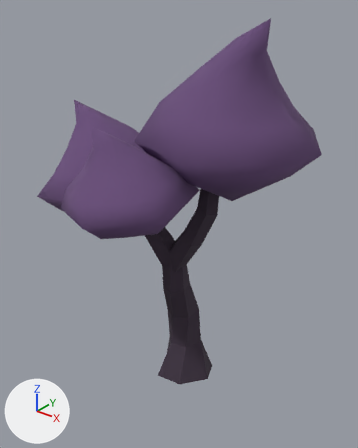
Two versions of the glTF model assets/cenario/arvore/arvore_3.glb, one commit apart.
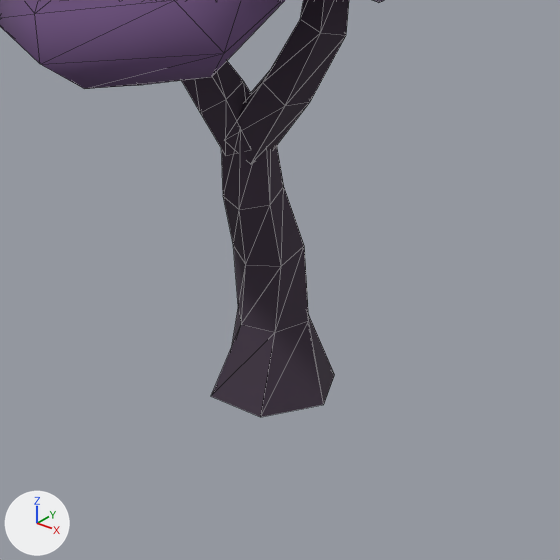
Each version appears first whole from a 50 mm lens placed at (0.972, -1.258, 1.423), pointed at (-0.074, 0.05, 0.612), and next in a close-up on the part from 18% to 87% of the width and 45% to 100% of the height. The lights are fixed; the arrows at lower left show +X, +Y and +Z. The last two pictures show the newer version. The close-ups show mesh edges as thin lines. Vertices at exactly the same position are counted once.

The older version as bpy lines, for what is in view:
```python
me_arvore_3 = bpy.data.meshes.new('arvore_3')
me_arvore_3.from_pydata(...)  # 186 vertices, 328 faces; spans x -0.655..0.413, y -0.424..0.364, z -0.05..1.338
# faces by material slot: [128, 200]
me_arvore_3.materials.append(mat_tronco)  # greyish purple #3f3342
me_arvore_3.materials.append(mat_copa)  # dark purple #6b4f7c
ob_arvore_3 = bpy.data.objects.new('arvore_3', me_arvore_3)
ob_arvore_3.location = (0.0, 0.0, 0.0)
```
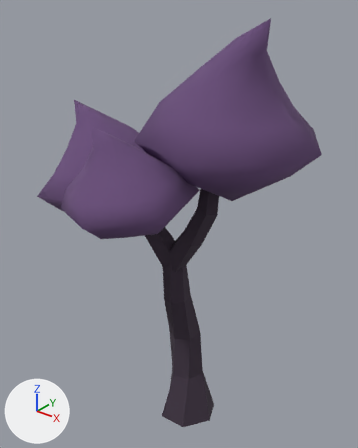
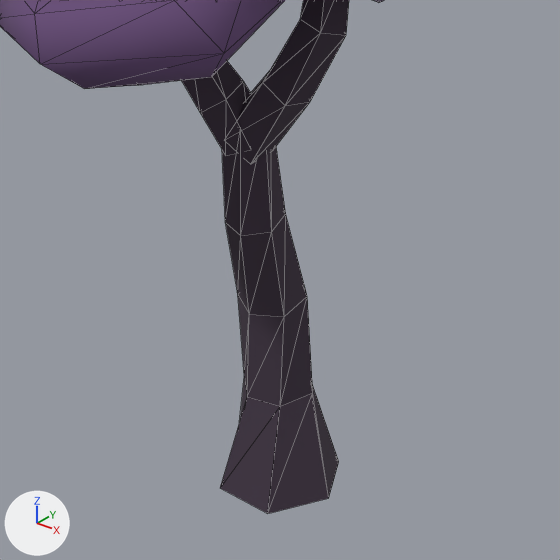
The newer file is also rescaled (x1.35), turned or shifted as a whole; pictures and numbers use the older file's frame.

Patch to the scene script:
```diff
--- a/assets/cenario/arvore/arvore_3.glb.py
+++ b/assets/cenario/arvore/arvore_3.glb.py
@@ me_arvore_3 @@
-me_arvore_3.from_pydata(...)  # 186 vertices, 328 faces; spans x -0.655..0.413, y -0.424..0.364, z -0.05..1.338
-me_arvore_3.vertices[0].co = (-0.113, 0.004, -0.044)
-me_arvore_3.vertices[1].co = (-0.065, -0.1, -0.013)  # pixel (210, 396)
-me_arvore_3.vertices[2].co = (0.053, -0.105, 0.012)  # pixel (260, 417)
-me_arvore_3.vertices[3].co = (0.115, -0.005, 0.004)  # pixel (323, 404)
-me_arvore_3.vertices[4].co = (0.067, 0.098, -0.027)  # pixel (334, 374)
-me_arvore_3.vertices[5].co = (-0.047, 0.099, -0.05)
-me_arvore_3.vertices[6].co = (-0.094, 0.012, 0.103)  # pixel (238, 307)
-me_arvore_3.vertices[7].co = (-0.046, -0.036, 0.119)  # pixel (241, 324)
-me_arvore_3.vertices[8].co = (0.022, -0.025, 0.129)  # pixel (275, 332)
-me_arvore_3.vertices[9].co = (0.045, 0.043, 0.123)  # pixel (308, 320)
-me_arvore_3.vertices[10].co = (-0.003, 0.093, 0.107)
-me_arvore_3.vertices[11].co = (-0.07, 0.078, 0.098)
-me_arvore_3.vertices[12].co = (-0.101, 0.009, 0.239)  # pixel (233, 245)
-me_arvore_3.vertices[13].co = (-0.047, -0.022, 0.239)  # pixel (245, 264)
-me_arvore_3.vertices[14].co = (0.01, 0.005, 0.247)  # pixel (281, 266)
-me_arvore_3.vertices[15].co = (0.012, 0.07, 0.255)  # pixel (304, 245)
-me_arvore_3.vertices[16].co = (-0.044, 0.103, 0.255)
-me_arvore_3.vertices[17].co = (-0.096, 0.07, 0.247)
-me_arvore_3.vertices[18].co = (-0.082, -0.039, 0.375)  # pixel (223, 196)
-me_arvore_3.vertices[19].co = (-0.033, -0.055, 0.377)  # pixel (239, 209)
-me_arvore_3.vertices[20].co = (0.005, -0.02, 0.384)  # pixel (270, 204)
-me_arvore_3.vertices[21].co = (-0.006, 0.032, 0.39)  # pixel (283, 186)
-me_arvore_3.vertices[22].co = (-0.059, 0.048, 0.389)
-me_arvore_3.vertices[23].co = (-0.097, 0.01, 0.381)
-me_arvore_3.vertices[24].co = (-0.088, -0.034, 0.515)
-me_arvore_3.vertices[25].co = (-0.044, -0.035, 0.522)  # pixel (240, 126)
-me_arvore_3.vertices[26].co = (-0.024, 0.003, 0.522)
-me_arvore_3.vertices[28].co = (-0.085, 0.041, 0.511)
-me_arvore_3.vertices[29].co = (-0.108, 0.005, 0.51)
+me_arvore_3.from_pydata(...)  # 186 vertices, 328 faces; spans x -0.655..0.413, y -0.424..0.364, z -0.252..1.338
+# me_arvore_3 part 1
+me_arvore_3.vertices[0].co = (-0.096, 0.005, -0.249)
+me_arvore_3.vertices[1].co = (-0.047, -0.102, -0.225)  # pixel (220, 488)
+me_arvore_3.vertices[2].co = (0.072, -0.107, -0.204)  # pixel (267, 513)
+me_arvore_3.vertices[3].co = (0.134, -0.007, -0.209)  # pixel (328, 498)
+me_arvore_3.vertices[4].co = (0.085, 0.097, -0.232)  # pixel (338, 461)
+me_arvore_3.vertices[5].co = (-0.029, 0.099, -0.252)
+me_arvore_3.vertices[6].co = (-0.08, 0.012, -0.052)  # pixel (244, 376)
+me_arvore_3.vertices[7].co = (-0.033, -0.037, -0.04)  # pixel (247, 396)
+me_arvore_3.vertices[8].co = (0.036, -0.027, -0.031)  # pixel (280, 406)
+me_arvore_3.vertices[9].co = (0.059, 0.042, -0.035)  # pixel (312, 392)
+me_arvore_3.vertices[10].co = (0.011, 0.092, -0.047)
+me_arvore_3.vertices[11].co = (-0.057, 0.078, -0.056)
+me_arvore_3.vertices[12].co = (-0.093, 0.01, 0.135)  # pixel (237, 294)
+me_arvore_3.vertices[13].co = (-0.039, -0.022, 0.137)  # pixel (249, 314)
+me_arvore_3.vertices[14].co = (0.019, 0.004, 0.144)  # pixel (284, 316)
+me_arvore_3.vertices[15].co = (0.021, 0.069, 0.149)  # pixel (307, 296)
+me_arvore_3.vertices[16].co = (-0.034, 0.103, 0.148)
+me_arvore_3.vertices[17].co = (-0.086, 0.07, 0.141)
+me_arvore_3.vertices[18].co = (-0.078, -0.039, 0.324)  # pixel (225, 222)
+me_arvore_3.vertices[19].co = (-0.029, -0.055, 0.327)  # pixel (240, 235)
+me_arvore_3.vertices[20].co = (0.009, -0.021, 0.333)  # pixel (271, 231)
+me_arvore_3.vertices[21].co = (-0.001, 0.031, 0.337)  # pixel (285, 213)
+me_arvore_3.vertices[22].co = (-0.053, 0.048, 0.334)
+me_arvore_3.vertices[23].co = (-0.092, 0.011, 0.328)
+me_arvore_3.vertices[24].co = (-0.089, -0.034, 0.515)
+me_arvore_3.vertices[25].co = (-0.045, -0.035, 0.521)  # pixel (240, 127)
+me_arvore_3.vertices[26].co = (-0.024, 0.002, 0.522)
+me_arvore_3.vertices[28].co = (-0.084, 0.042, 0.512)
+me_arvore_3.vertices[29].co = (-0.108, 0.006, 0.511)
 me_arvore_3.materials.append(mat_tronco)
```

Location of each change, (x1, y1, x2, y2) in pixels of the close-ups (560 x 560 px; the box of a moved part takes in the faces that stretch with it):
'arvore_3', reshaped
    before: (0, 0, 384, 417)
    after: (0, 0, 384, 514)
part 1 of me_arvore_3, moved or reshaped
    before: (211, 134, 334, 417)
    after: (220, 134, 339, 514)
